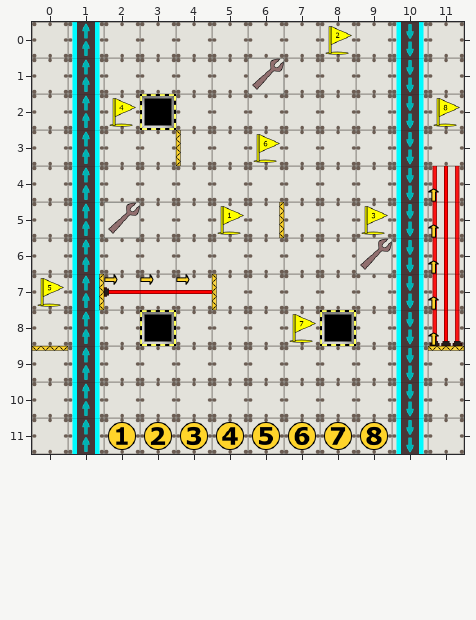
Tiled map (JSON), stored at maps/game_8_2.json. Above, as it was before the edit.
Cells are 64x64 px. Shown: x 0..11, y 0..11.
After:
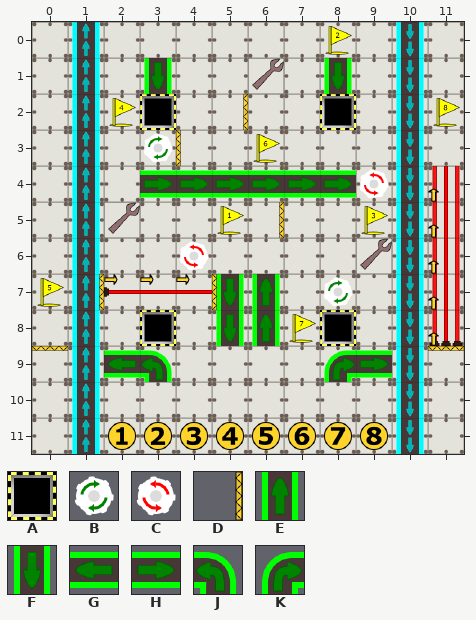
Key: from "test": A 1 "hole", B 6 "gear", C 7 "gear", D 12 turned 90 "wall", E 17 "belt", F 17 turned 180 "belt", G 17 turned 270 "belt", H 17 turned 90 "belt", J 18 "belt", K 19 "belt".
_ is an empty cell.
Difference:
Layer "Vrstva dlaždic 2":
y 1: x 3 _ -> F; x 8 _ -> F
y 2: x 8 _ -> A
y 3: x 3 _ -> B
y 4: x 3..9 _______ -> HHHHHHC
y 6: x 4 _ -> C
y 7: x 5..6 __ -> FE; x 8 _ -> B
y 8: x 5..6 __ -> FE
y 9: x 2..3 __ -> GJ; x 8..9 __ -> KH
Layer "Vrstva dlaždic 4":
y 2: x 5 _ -> D
